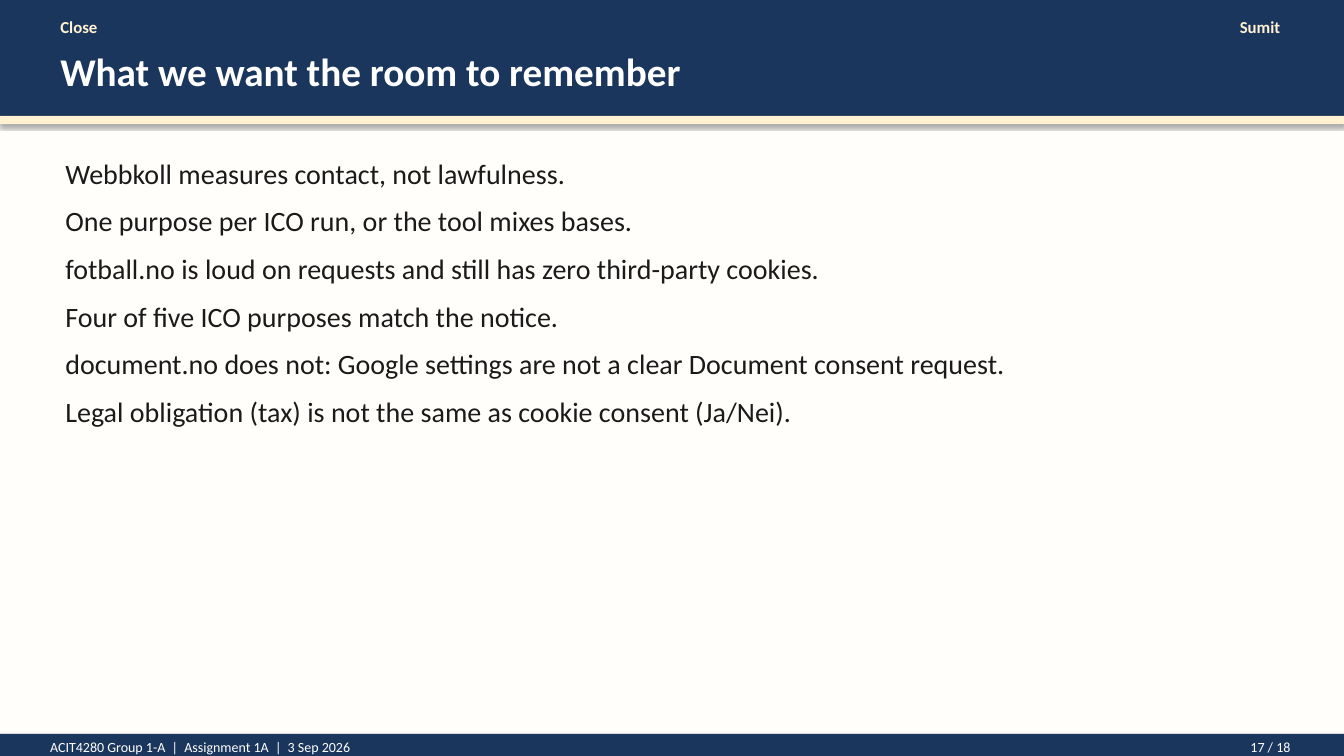
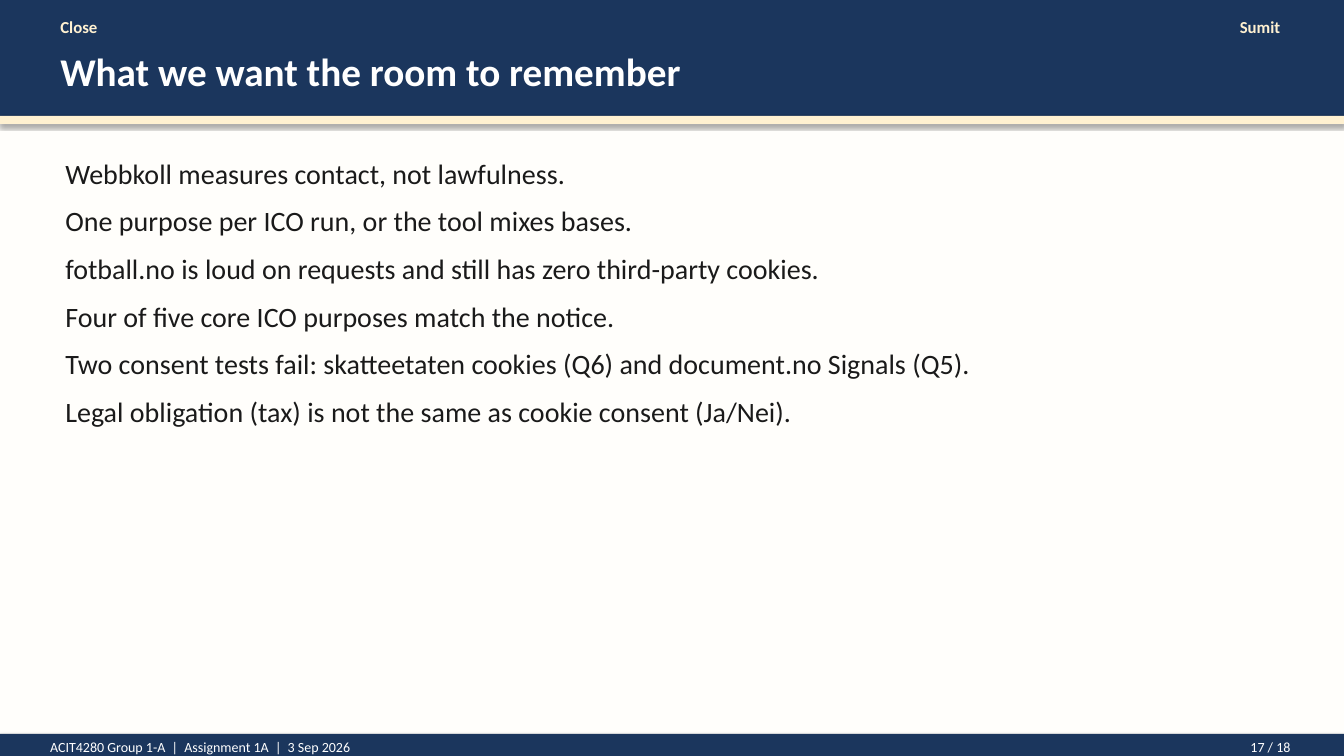
Before and after one commit to kasa031/Bacheloroppgave, a slide deck: slide 17 of ACIT4280_1A_presentation.pptx. Drawn at 1344x756 pixels with LibreOffice and Linux fonts; fonts in the diff are those of the drawing. Boxes give left, top, right and bottom in pixels: in the first picture for what was removed or moved away, otherwise in the second. Text is boxed around its words. In the diff, an @@ line names an element or a change of style, - is before the commit and + after.

```diff
--- a/ACIT4280_1A_presentation.pptx
+++ b/ACIT4280_1A_presentation.pptx
@@ text at (65,307,969,379): text changed @@
-Four of five ICO purposes match the notice.
-document.no does not: Google settings are not a clear Document consent request.
+Four of five core ICO purposes match the notice.
+Two consent tests fail: skatteetaten cookies (Q6) and document.no Signals (Q5).
```
Also in this commit, not shown: 2 other slides changed, 6 other files.
